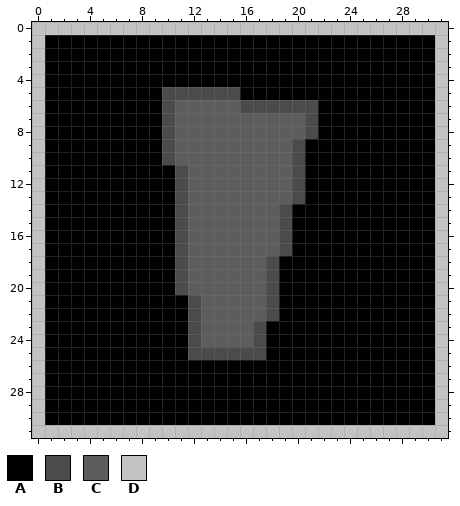
Pixel-art sprite -- core/assets/images/icons/items/icLegs.png. The picture above was drawn from the file before the commit.
The file is 32x32 pixels.
Palette (. is transparent): A #000000  B #4b4b4b  C #5d5d5d  D #c3c3c3
Pixels before, first column x 0:
 0 DDDDDDDDDDDDDDDDDDDDDDDDDDDDDDDD
 1 DAAAAAAAAAAAAAAAAAAAAAAAAAAAAAAD
 2 DAAAAAAAAAAAAAAAAAAAAAAAAAAAAAAD
 3 DAAAAAAAAAAAAAAAAAAAAAAAAAAAAAAD
 4 DAAAAAAAAAAAAAAAAAAAAAAAAAAAAAAD
 5 DAAAAAAAAABBBBBBAAAAAAAAAAAAAAAD
 6 DAAAAAAAAABCCCCCBBBBBBAAAAAAAAAD
 7 DAAAAAAAAABCCCCCCCCCCBAAAAAAAAAD
 8 DAAAAAAAAABCCCCCCCCCCBAAAAAAAAAD
 9 DAAAAAAAAABCCCCCCCCCBAAAAAAAAAAD
10 DAAAAAAAAABCCCCCCCCCBAAAAAAAAAAD
11 DAAAAAAAAAABCCCCCCCCBAAAAAAAAAAD
12 DAAAAAAAAAABCCCCCCCCBAAAAAAAAAAD
13 DAAAAAAAAAABCCCCCCCCBAAAAAAAAAAD
14 DAAAAAAAAAABCCCCCCCBAAAAAAAAAAAD
15 DAAAAAAAAAABCCCCCCCBAAAAAAAAAAAD
16 DAAAAAAAAAABCCCCCCCBAAAAAAAAAAAD
17 DAAAAAAAAAABCCCCCCCBAAAAAAAAAAAD
18 DAAAAAAAAAABCCCCCCBAAAAAAAAAAAAD
19 DAAAAAAAAAABCCCCCCBAAAAAAAAAAAAD
20 DAAAAAAAAAABCCCCCCBAAAAAAAAAAAAD
21 DAAAAAAAAAAABCCCCCBAAAAAAAAAAAAD
22 DAAAAAAAAAAABCCCCCBAAAAAAAAAAAAD
23 DAAAAAAAAAAABCCCCBAAAAAAAAAAAAAD
24 DAAAAAAAAAAABCCCCBAAAAAAAAAAAAAD
25 DAAAAAAAAAAABBBBBBAAAAAAAAAAAAAD
26 DAAAAAAAAAAAAAAAAAAAAAAAAAAAAAAD
27 DAAAAAAAAAAAAAAAAAAAAAAAAAAAAAAD
28 DAAAAAAAAAAAAAAAAAAAAAAAAAAAAAAD
29 DAAAAAAAAAAAAAAAAAAAAAAAAAAAAAAD
30 DAAAAAAAAAAAAAAAAAAAAAAAAAAAAAAD
31 DDDDDDDDDDDDDDDDDDDDDDDDDDDDDDDD
New version:
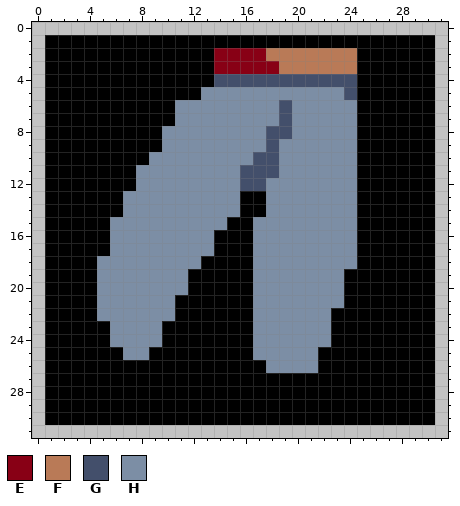
Colours new in this view: E #880015  F #b97a57  G #434f6b  H #7c8ea5
The edit:
Changed rows in their new state; - is an unchanged pixel.
first column x 5:
 2 ---------EEEEFFFFFFF
 3 ---------EEEEEFFFFFF
 4 ---------GGGGGGGGGGG
 5 -----AAAHHHHHHHHHHHG
 6 -----AHHHHHHHHGHHHHH
 7 -----AHHHHHHHHGHHHHH
 8 -----HHHHHHHHGGHHHHH
 9 -----HHHHHHHHGHHHHHH
10 ----HHHHHHHHGGHHHHHH
11 ---HHHHHHHHGGGHHHHHH
12 ---HHHHHHHHGGHHHHHHH
13 --HHHHHHHHHAAHHHHHHH
14 --HHHHHHHHHAAHHHHHHH
15 -HHHHHHHHHAAHHHHHHHH
16 -HHHHHHHHAAAHHHHHHHH
17 -HHHHHHHHAAAHHHHHHHH
18 HHHHHHHHAAAAHHHHHHHH
19 HHHHHHHAAAAAHHHHHHH-
20 HHHHHHHAAAAAHHHHHHH-
21 HHHHHH-AAAAAHHHHHHH-
22 HHHHHH-AAAAAHHHHHH--
23 -HHHH--AAAAAHHHHHH--
24 -HHHH--AAAAAHHHHHH--
25 --HH---AAAAAHHHHH---
26 -------------HHHH---
Changed places in both pictures, as pixel boxes (x1, y1, x2, y2):
changed: (97, 48, 357, 373)
